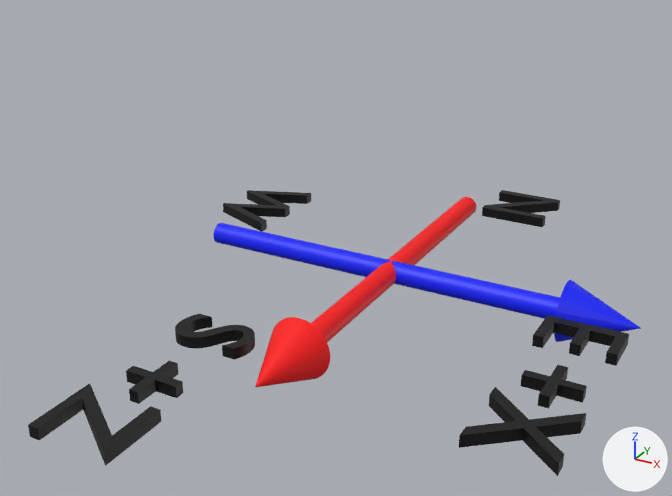
What one commit did to the glTF model res/compass.glb.
Both versions are drawn from a 50 mm camera at (1.72, -3.68, 1.9) aimed at (-0.12, -0.32, 0.22). Lighting does not change. The marker at lower right points along +X, +Y and +Z. The picture after the commit comes second. Where no turn or scale is listed for an object, it has been applied to the vertices. Vertices at exactly the same position are counted once.
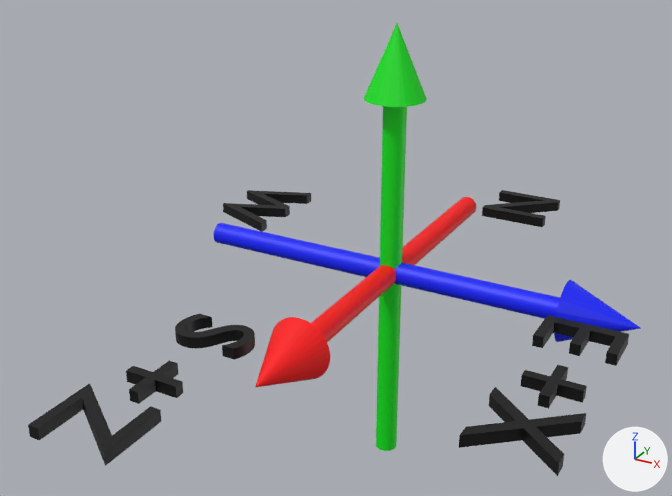
Changed parts and their boxes (x1, y1, x2, y2) in the pictures (672 x 496 px):
'Cylinder.001', recoloured, reshaped (58% taller)
    before: (28, 190, 641, 476)
    after: (28, 24, 641, 476)
part 1 of me_cylinder_001, added (green)
    after: (364, 24, 427, 451)

Diff of the bpy script that builds the scene:
```diff
--- a/res/compass.glb.py
+++ b/res/compass.glb.py
@@ mat_yaxix @@
 mat_yaxix = principled_material('yaxix')
-mat_yaxix.base_color = (1.0, 0.0, 0.0)  # red #ff0000
+mat_yaxix.base_color = (0.0, 0.8, 0.00863)  # green #00e717
@@ mat_zaxix @@
+mat_zaxix = principled_material('zaxix')
+mat_zaxix.base_color = (1.0, 0.0, 0.0)  # red #ff0000
@@ me_cylinder_001 @@
 # used by ob_cylinder_001; location = (0.0, 0.0, 0.0)
-me_cylinder_001.from_pydata(...)  # 602 vertices, 1180 faces; spans x -1.15..1.18, y -1.82..1.21, z -0.14..0.14
+me_cylinder_001.from_pydata(...)  # 702 vertices, 1385 faces; spans x -1.15..1.18, y -1.82..1.21, z -1.0..1.18
+# me_cylinder_001 part 1: the loose piece of 100 vertices spanning x -0.14..0.14, y -1.18..1.0, z -0.14..0.14 is copied, and the copy is turned -90 degrees about the x axis through the mesh origin; it spans x -0.14..0.14, y -0.14..0.14, z -1.0..1.18
 me_cylinder_001.materials.append(mat_text)
@@ me_cylinder_001 @@
 me_cylinder_001.materials.append(mat_yaxix)
+me_cylinder_001.materials.append(mat_zaxix)  # red #ff0000
```
